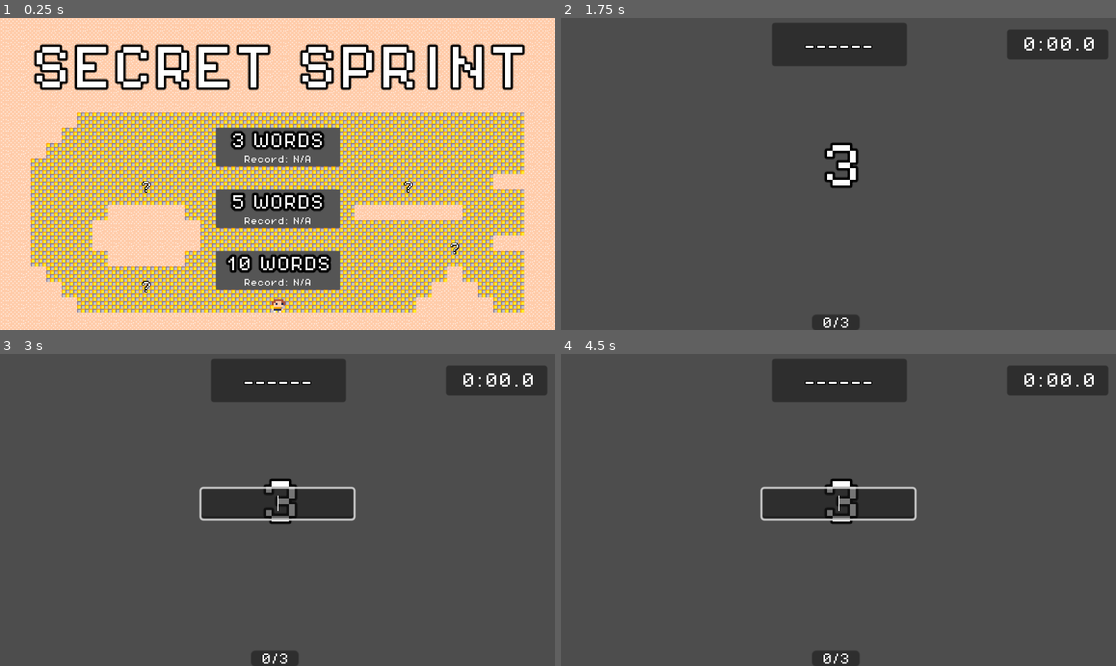
Above: before the commit, frames 1-4 (two rows, left to right).
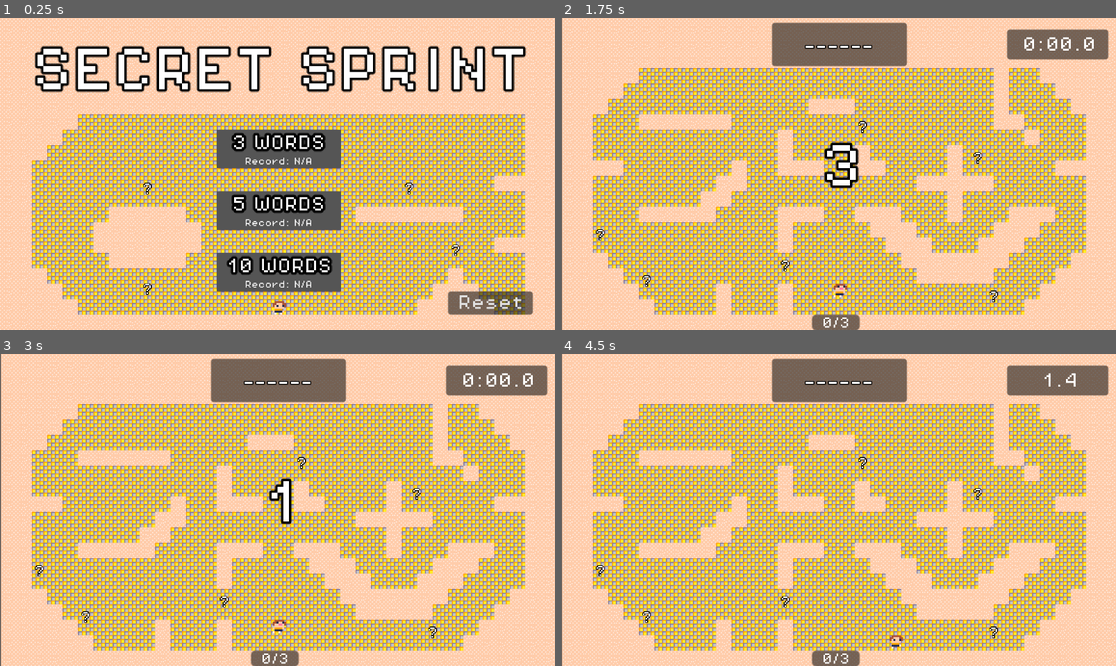
Above: after the commit, the same moments.

Repository: andrewdlanham/github-game-off-2024
Game: Godot game, scene res://scenes/game.tscn
The game is run twice, just before and just after one commit, with the same random seed, the same clock (stepped at 60 frames per second) and the same inputs.
Inputs (mouse positions are in pixels of both pictures, inside the frame that each line leads up to; where the layout moved, square brackets give the same spot in the first picture):
- Up to frame 1 (0.25 s): no input
- Up to frame 2 (1.75 s): click (1049, 301) at 0.5 s, where only the run after the commit has a clickable "Reset"; click (838, 149) [838, 145] at 1.25 s
- Up to frame 3 (3 s): tap Enter (toggle_guess) at 2, 2.1, 2.85 s; hold D (move_right) from 2.03 s (still down); tap Space (jump) at 2.27 s
- Up to frame 4 (4.5 s): tap Space (jump) at 3.02 s; release D (move_right) at 3.53 s; hold A (move_left) 3.53-4.28 s; tap Enter (toggle_guess) at 3.6, 4.35 s; hold D (move_right) from 4.28 s (still down)

The runs differ from the first frame. In frame 1, 58% of the frame differs, in the area x 0-100%, y 0-100%; in frame 2, 99%; in frame 3, 99%; in frame 4, 100%.
Error before the commit: Invalid access to property or key 'record_3_levels' on a base object of type 'Nil'. (res://scripts/menu_logic.gd:25)

Commit message:
Fixed save data bugs

Diff:
--- a/githubgameoff2024/scenes/menu_scene.tscn
+++ b/githubgameoff2024/scenes/menu_scene.tscn
@@ -14,14 +14,15 @@
 script = ExtResource("1_8iq4e")
 
 [node name="Camera2D" type="Camera2D" parent="."]
+offset = Vector2(-1, -146)
 zoom = Vector2(2, 2)
 
 [node name="Play3Words" type="Button" parent="."]
 z_index = 10
 offset_left = -64.0
-offset_top = -48.0
+offset_top = -192.0
 offset_right = 64.0
-offset_bottom = -8.0
+offset_bottom = -152.0
 theme_override_fonts/font = ExtResource("2_tpqyd")
 theme_override_font_sizes/font_size = 16
 
@@ -62,9 +63,9 @@
 [node name="Play5Words" type="Button" parent="."]
 z_index = 10
 offset_left = -64.0
-offset_top = 16.0
+offset_top = -128.0
 offset_right = 64.0
-offset_bottom = 56.0
+offset_bottom = -88.0
 theme_override_fonts/font = ExtResource("2_tpqyd")
 theme_override_font_sizes/font_size = 16
 
@@ -105,9 +106,9 @@
 [node name="Play10Words" type="Button" parent="."]
 z_index = 10
 offset_left = -64.0
-offset_top = 80.0
+offset_top = -64.0
 offset_right = 64.0
-offset_bottom = 120.0
+offset_bottom = -24.0
 theme_override_fonts/font = ExtResource("2_tpqyd")
 theme_override_font_sizes/font_size = 16
 
@@ -147,9 +148,9 @@
 
 [node name="TitleLabel" type="Label" parent="."]
 offset_left = -256.0
-offset_top = -144.0
+offset_top = -288.0
 offset_right = 260.0
-offset_bottom = -72.0
+offset_bottom = -216.0
 theme_override_colors/font_color = Color(1, 1, 1, 1)
 theme_override_colors/font_outline_color = Color(0, 0, 0, 1)
 theme_override_constants/outline_size = 10
@@ -160,44 +161,42 @@
 vertical_alignment = 1
 
 [node name="ResetRecordsButton" type="Button" parent="."]
-visible = false
-offset_left = 144.0
-offset_top = 96.0
-offset_right = 232.0
-offset_bottom = 120.0
+offset_left = 176.0
+offset_top = -24.0
+offset_right = 264.0
 theme_override_fonts/font = ExtResource("2_tpqyd")
 text = "Reset"
 
 [node name="Ground" type="TileMapLayer" parent="."]
 z_index = -1
-position = Vector2(0, 160)
+position = Vector2(0, 16)
 tile_map_data = PackedByteArray("AAD//wAAAwACAAIAAAD+/wAAAwACAAIAAAD9/wAAAwACAAIAAAD8/wAAAwACAAIAAAAAAAAAAwACAAIAAAABAA …(8912 unchanged characters)…
 tile_set = ExtResource("3_w3qno")
 
 [node name="Background" type="TileMapLayer" parent="."]
 z_index = -3
-position = Vector2(0, 136)
+position = Vector2(0, -8)
 tile_map_data = PackedByteArray("AADy//H/AAACAAIAAADw/+7/AQACAAIAAADw/+//AQACAAIAAADw//D/AAACAAIAAADw//H/AAACAAIAAADw// …(9648 unchanged characters)…
 tile_set = ExtResource("4_c2b26")
 
 [node name="DisplayLetterItems" type="Node" parent="."]
 
 [node name="Letter Item" parent="DisplayLetterItems" instance=ExtResource("6_84ict")]
-position = Vector2(-136, 120)
+position = Vector2(-136, -24)
 
 [node name="Letter Item2" parent="DisplayLetterItems" instance=ExtResource("6_84ict")]
-position = Vector2(-136, 16)
+position = Vector2(-136, -128)
 
 [node name="Letter Item3" parent="DisplayLetterItems" instance=ExtResource("6_84ict")]
-position = Vector2(136, 16)
+position = Vector2(136, -128)
 
 [node name="Letter Item4" parent="DisplayLetterItems" instance=ExtResource("6_84ict")]
-position = Vector2(184, 80)
+position = Vector2(184, -64)
 
 [node name="Player" parent="." instance=ExtResource("6_igpg8")]
 z_index = 100
 z_as_relative = false
-position = Vector2(0, 128)
+position = Vector2(0, -16)
 scale = Vector2(2, 2)
 
 [connection signal="pressed" from="Play3Words" to="." method="_on_play_3_words_pressed"]
--- a/githubgameoff2024/scripts/game_manager.gd
+++ b/githubgameoff2024/scripts/game_manager.gd
@@ -8,6 +8,7 @@
 
 
 var old_record
+var old_save_data
 
 func _ready() -> void:
 	save_manager.is_on_menu = false
@@ -17,9 +18,10 @@
 func start_game():
 
 	sound_manager.gameplay_music.play()
-	var old_save_data = save_manager.load_game()
+	old_save_data = save_manager.load_game()
 
 	# Set old record to beat
+	old_record = -1
 	match save_manager.selected_num_levels:
 		3:	old_record = old_save_data.record_3_levels
 		5:	old_record = old_save_data.record_5_levels
@@ -34,9 +36,10 @@
 	var new_record = round(end_time * 100) / 100
 	if old_record == -1 || new_record < old_record:
 		print('SAVING NEW RECORD!')
-		save_manager.save_game(new_record, save_manager.selected_num_levels, false)
+		await save_manager.save_game(new_record, save_manager.selected_num_levels, false, old_save_data)
 
 	await get_tree().create_timer(2).timeout
+	# TODO: Implement new record notification
 	return_to_menu()
 
 func return_to_menu():
--- a/githubgameoff2024/scripts/level_manager.gd
+++ b/githubgameoff2024/scripts/level_manager.gd
@@ -76,7 +76,6 @@
 
 		if level_set_idx == level_set.size() - 1:
 			print("FINAL LEVEL")
-			await unload_current_level()
 			await game_manager.end_game(timer_manager.elapsed_time)
 
 			return
--- a/githubgameoff2024/scripts/menu_logic.gd
+++ b/githubgameoff2024/scripts/menu_logic.gd
@@ -8,10 +8,10 @@
 @onready var record_10_words: Label = $Play10Words/Panel/Record10Words
 @onready var sound_manager: Node = get_node("/root/Game/SoundManager")
 
+# Called when the node enters the scene tree for the first time.
+func _ready() -> void:
 
 
-# Called when the node enters the scene tree for the first time.
-func _ready() -> void:
 
 	save_manager.is_on_menu = true
 
@@ -22,12 +22,17 @@
 	sound_manager.menu_music.play()
 
 	var save_data = save_manager.load_game()
-	if (save_data.record_3_levels) != -1:
-		record_3_words.text = "Record: " + str(save_data.record_3_levels)
-	if (save_data.record_5_levels) != -1:
-		record_5_words.text = "Record: " + str(save_data.record_5_levels)
-	if (save_data.record_10_levels) != -1:
-		record_10_words.text = "Record: " + str(save_data.record_10_levels)
+
+	# Handle first time setup for records
+	await save_manager.save_game(0,0,false, save_data)
+
+	if save_data:
+		if (save_data.record_3_levels) != -1:
+			record_3_words.text = "Record: " + str(save_data.record_3_levels)
+		if (save_data.record_5_levels) != -1:
+			record_5_words.text = "Record: " + str(save_data.record_5_levels)
+		if (save_data.record_10_levels) != -1:
+			record_10_words.text = "Record: " + str(save_data.record_10_levels)
 
 # Called every frame. 'delta' is the elapsed time since the previous frame.
 func _process(_delta: float) -> void:
@@ -35,13 +40,14 @@
 
 func _on_reset_records_button_pressed() -> void:
 	print("Resetting records...")
-	save_manager.save_game(-1, -1, true)
+	save_manager.save_game(-1, -1, true, save_manager.load_game())
 
 func trigger_start_game():
 	print("Loading game...")
 	var gameplay_scene = load("res://scenes/gameplay_scene.tscn")
 	get_tree().root.add_child(gameplay_scene.instantiate())
-	menu_scene.queue_free()
+	await get_tree().create_timer(0.1).timeout
+	menu_scene.free()
 
 func _on_play_3_words_pressed() -> void:
 	print("3 words selected")
--- a/githubgameoff2024/scripts/player.gd
+++ b/githubgameoff2024/scripts/player.gd
@@ -10,7 +10,6 @@
 
 @onready var animated_sprite_2d: AnimatedSprite2D = $AnimatedSprite2D
 @onready var sound_jump: AudioStreamPlayer2D = $SoundJump
-@onready var level_manager: Node = %LevelManager
 
 var is_enabled: bool
 var is_jumping: bool
--- a/githubgameoff2024/scripts/save_manager.gd
+++ b/githubgameoff2024/scripts/save_manager.gd
@@ -3,16 +3,47 @@
 var selected_num_levels
 var is_on_menu
 
-func save_game(new_record, num_levels, reset_all_records):
+func save_game(new_record, num_levels, reset_all_records, old_save_data):
 
-	print("save_game()")
+	print("save_game(" + str(new_record) + ", " + str(num_levels) + ")")
+	var first_time = false
 
-	var old_save_data = load_game()
-	if reset_all_records == true: old_save_data = null
-	var save_file = FileAccess.open("user://savegame.save", FileAccess.WRITE)
+	if not FileAccess.file_exists("user://savegame.save"):
+		print("No save file! Initializing default records...")
+		first_time = true
 
 	var save_dict
-	if old_save_data == null:
+	var save_file = FileAccess.open("user://savegame.save", FileAccess.WRITE)
+	var json_string
+
+	if num_levels == 0 && !first_time:
+		save_dict = {
+			"record_3_levels"  : old_save_data.record_3_levels,
+			"record_5_levels" : old_save_data.record_5_levels,
+			"record_10_levels" : old_save_data.record_10_levels
+		}
+		json_string = JSON.stringify(save_dict)
+		save_file.store_line(json_string)
+
+		print("Default records saved: " + json_string)
+
+		return
+
+
+	if first_time || old_save_data == null:
+		save_dict = {
+			"record_3_levels"  : -1,
+			"record_5_levels" : -1,
+			"record_10_levels" : -1
+		}
+		json_string = JSON.stringify(save_dict)
+		save_file.store_line(json_string)
+
+		print("Default records saved: " + json_string)
+
+		return
+
+	if reset_all_records == true:
 		print("Initializing first time records...")
 		save_dict = {
 			"record_3_levels"  : -1,
@@ -31,15 +62,22 @@
 			"record_5_levels" : new_record,
 			"record_10_levels" : old_save_data.record_10_levels
 		}
-	else:
+	elif num_levels == 10:
 		save_dict = {
 			"record_3_levels"  : old_save_data.record_3_levels,
 			"record_5_levels" : old_save_data.record_5_levels,
 			"record_10_levels" : new_record
 		}
-	var json_string = JSON.stringify(save_dict)
+	else:
+		print("Initializing first time records...")
+		save_dict = {
+			"record_3_levels"  : -1,
+			"record_5_levels" : -1,
+			"record_10_levels" : -1
+		}
+
+	json_string = JSON.stringify(save_dict)
 	save_file.store_line(json_string)
-
 	print("Data saved: " + json_string)
 
 func load_game():
@@ -57,6 +95,7 @@
 	print("Save file length: " + str(save_file.get_length()))
 
 	if save_file.get_length() == 0:
+
 		return {"record_3_levels"  : -1,
 				"record_5_levels" : -1,
 				"record_10_levels" : -1}
@@ -81,5 +120,13 @@
 		print("Player's save data:")
 		print(saved_data)
 
-	print("Returning save data...")
+
 	return saved_data
+
+
+#func delete_save_file():
+	#var file_path = "user://savegame.save"
+	#if FileAccess.file_exists(file_path):
+		#var error = FileAccess.remove(file_path)
+		#if error == OK:
+			#print("File deleted successfullly!")
